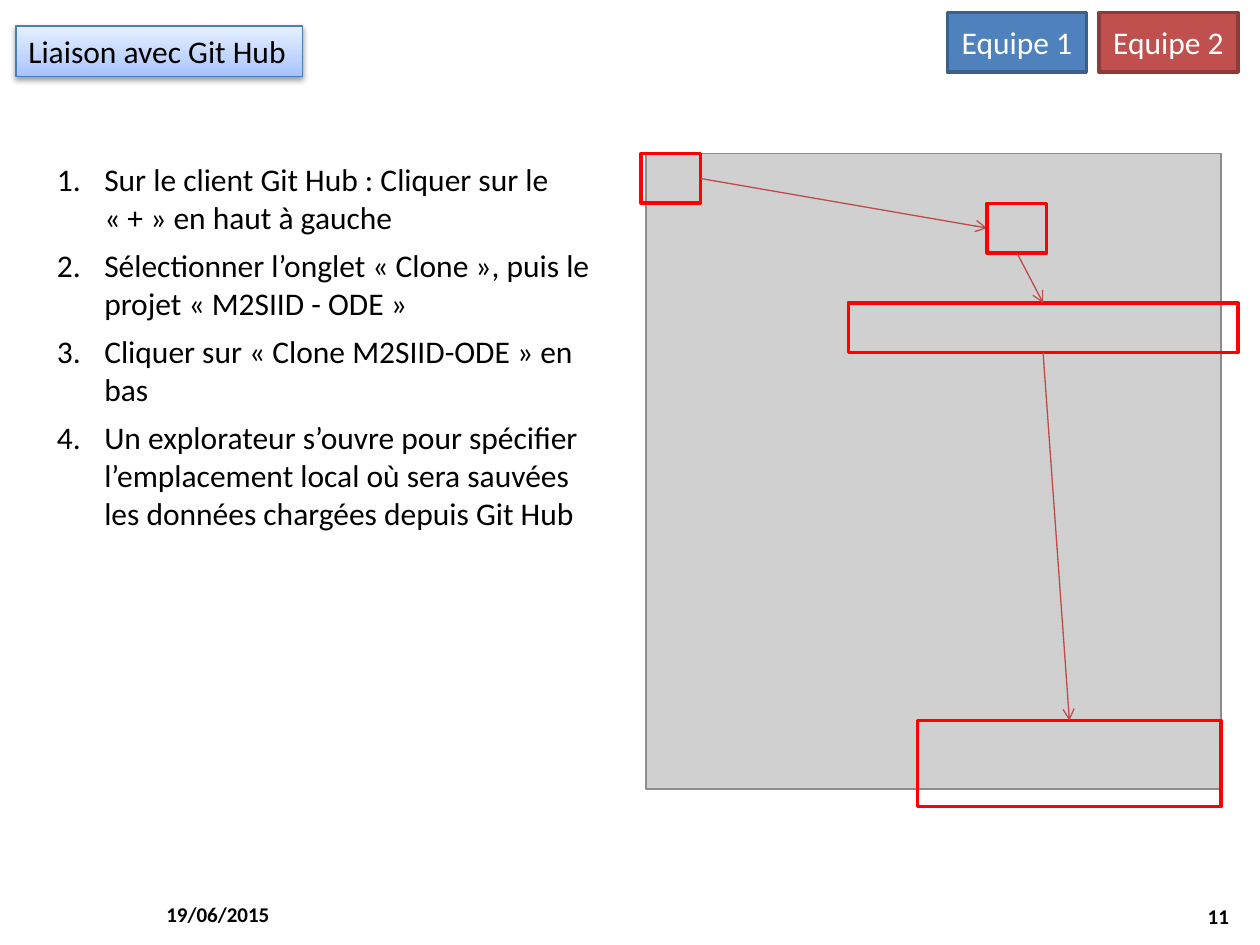
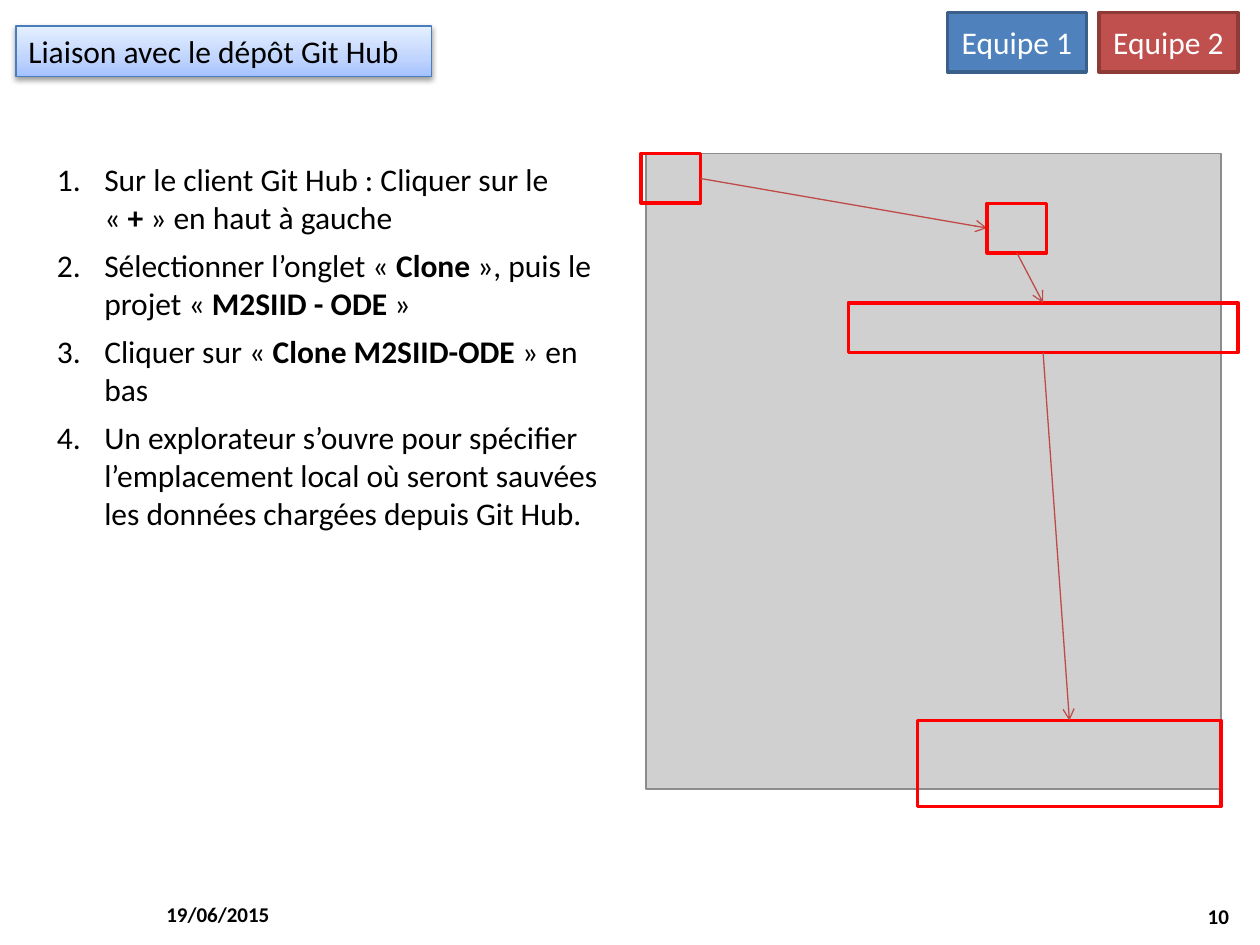
Before and after one commit to M2SIID-ODE/Projet_ODE, a slide deck: slide 10 of Documentation/3 - Documentation technique/Installation_PostesDevs_2015-06_19_v1.pptx (slide 11 before the commit). Drawn at 1260x945 pixels with LibreOffice and Linux fonts; fonts in the diff are those of the drawing; grey boxes stand for pictures; background and template pictures are left out. Boxes give left, top, right and bottom in pixels: in the first picture for what was removed or moved away, otherwise in the second. Text is boxed around its words. In the diff, an @@ line names an element or a change of style, - is before the commit and + after.

```diff
--- a/Documentation/3 - Documentation technique/Installation_PostesDevs_2015-06_19_v1.pptx
+++ b/Documentation/3 - Documentation technique/Installation_PostesDevs_2015-06_19_v1.pptx
@@ rectangle "Liaison avec le dépôt Git ...": place and size @@
-rectangle "Liaison avec le dépôt Git ..." at (16,26,302,77)
+rectangle "Liaison avec le dépôt Git ..." at (16,26,432,77)
@@ text in rectangle at (28,41,399,68): text changed @@
-Liaison avec Git Hub
+Liaison avec le dépôt Git Hub
@@ text at (104,169,591,402): bold on in "+", "Clone M2SIID - ODE", "Clone M2SIID-ODE" @@
@@ text at (104,427,597,531): text changed @@
-4. Un explorateur s’ouvre pour spécifier l’emplacement local où sera sauvées les données chargées depuis Git Hub
+4. Un explorateur s’ouvre pour spécifier l’emplacement local où seront sauvées les données chargées depuis Git Hub.
@@ page number at (1208,910,1229,924): text changed @@
-11
+10
```
Also in this commit, not shown: 3 other slides changed, 3 slides added, 2 slides removed.
